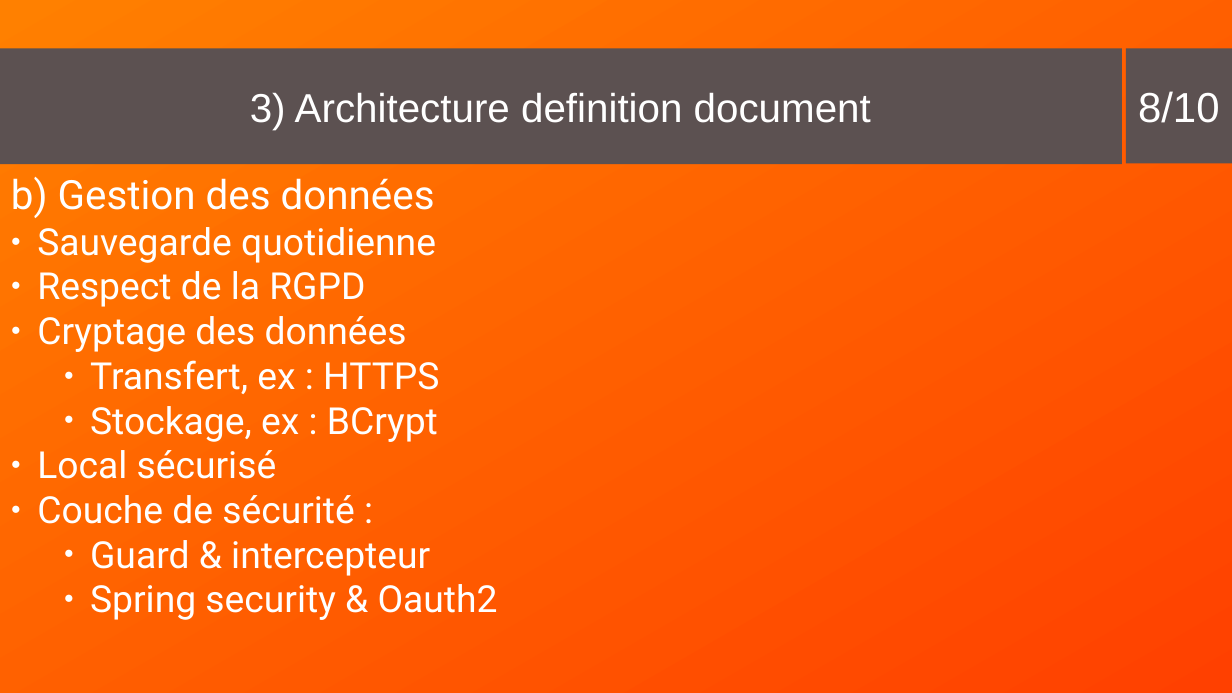
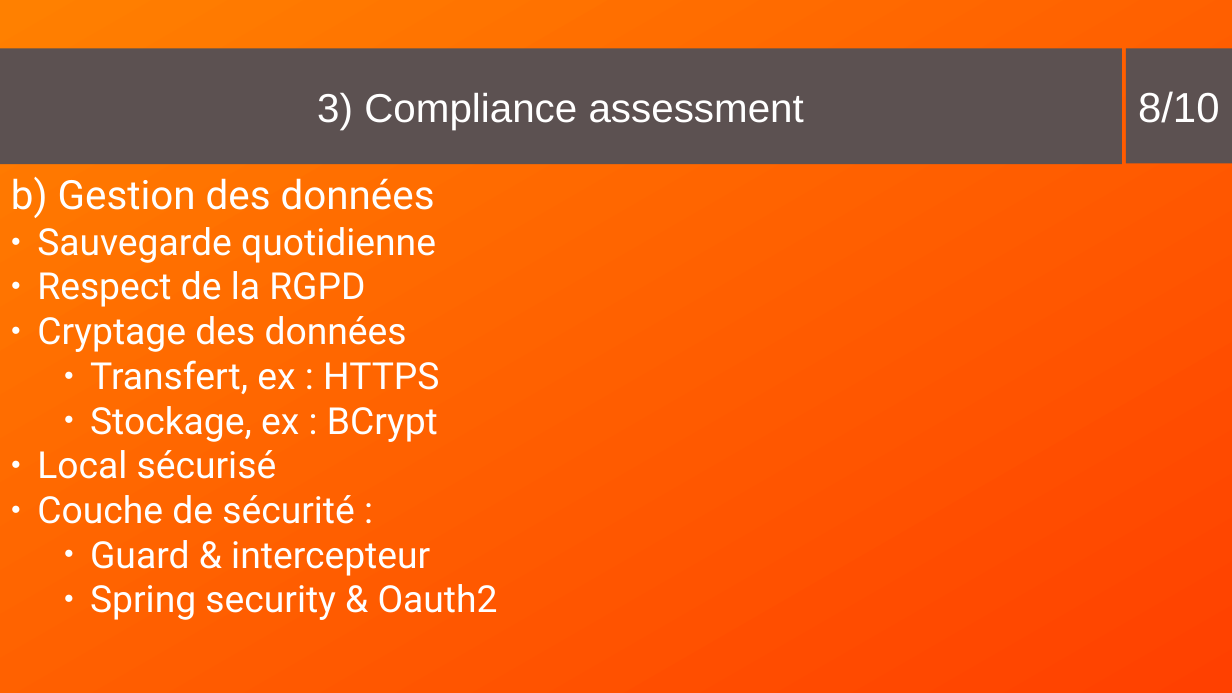
Before and after one commit to ZaeRon007/Projet13, a slide deck: slide 8 of documents/presentation13.odp. Drawn at 1232x693 pixels with LibreOffice and Linux fonts; fonts in the diff are those of the drawing. Boxes give left, top, right and bottom in pixels: in the first picture for what was removed or moved away, otherwise in the second. Text is boxed around its words. In the diff, an @@ line names an element or a change of style, - is before the commit and + after.

```diff
--- a/documents/presentation13.odp
+++ b/documents/presentation13.odp
@@ title at <box>364,93,804,130</box>: text changed @@
-3) Architecture definition document
+3) Compliance assessment
```
Also in this commit, not shown: 3 other files.
